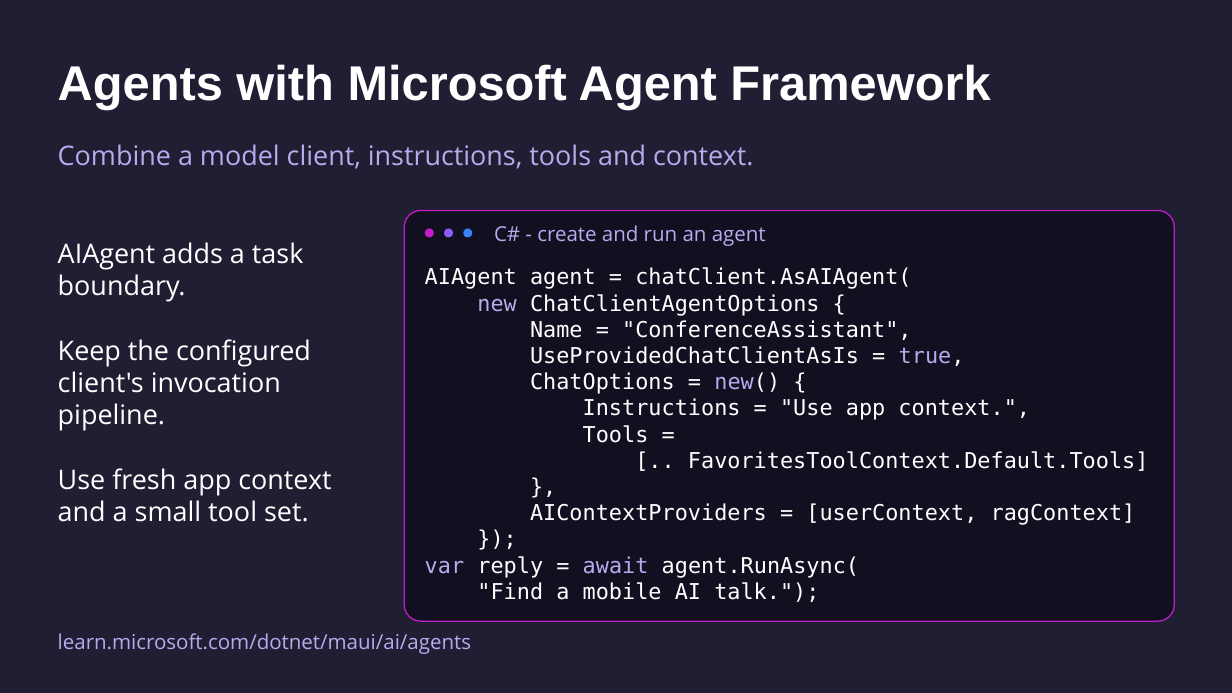
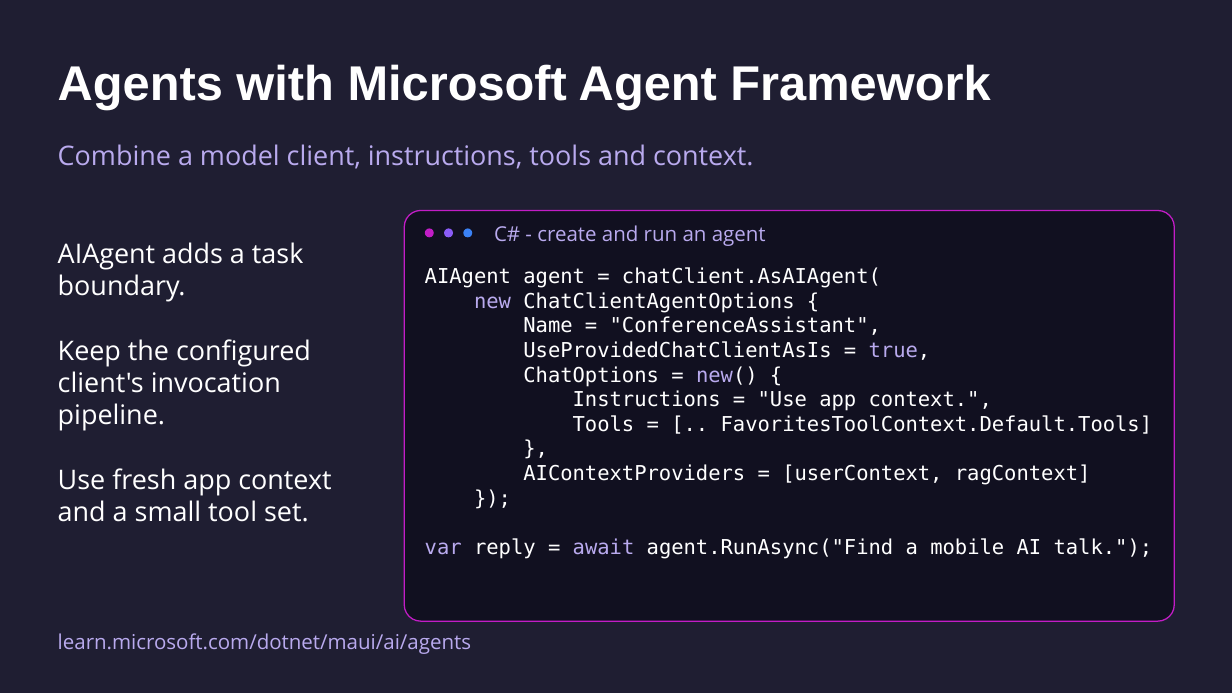
Before and after one commit to mattleibow/dotnetconf2026, a slide deck: slide 26 of slides.pptx. Drawn at 1232x693 pixels with LibreOffice and Linux fonts; fonts in the diff are those of the drawing. Boxes give left, top, right and bottom in pixels: in the first picture for what was removed or moved away, otherwise in the second. Text is boxed around its words. In the diff, an @@ line names an element or a change of style, - is before the commit and + after.

```diff
--- a/slides.pptx
+++ b/slides.pptx
@@ text at <box>425,267,1091,485</box>: size 17 to 16 pt in "AIAgent agent = chatClient.AsAIAgent(", "new ChatClientAgentOptions {", "Name = "ConferenceAssistant",", "UseProvidedChatClientAsIs = true," and 5 more places @@
@@ text at <box>573,415,1153,434</box>: text changed; size 17 to 16 pt @@
-Tools =
-[.. FavoritesToolContext.Default.Tools]
+Tools = [.. FavoritesToolContext.Default.Tools]
@@ text at <box>425,538,1153,559</box>: text changed; size 17 to 16 pt @@
-var reply = await agent.RunAsync(
-"Find a mobile AI talk.");
+var reply = await agent.RunAsync("Find a mobile AI talk.");
```
Also in this commit, not shown: 14 other slides changed.
